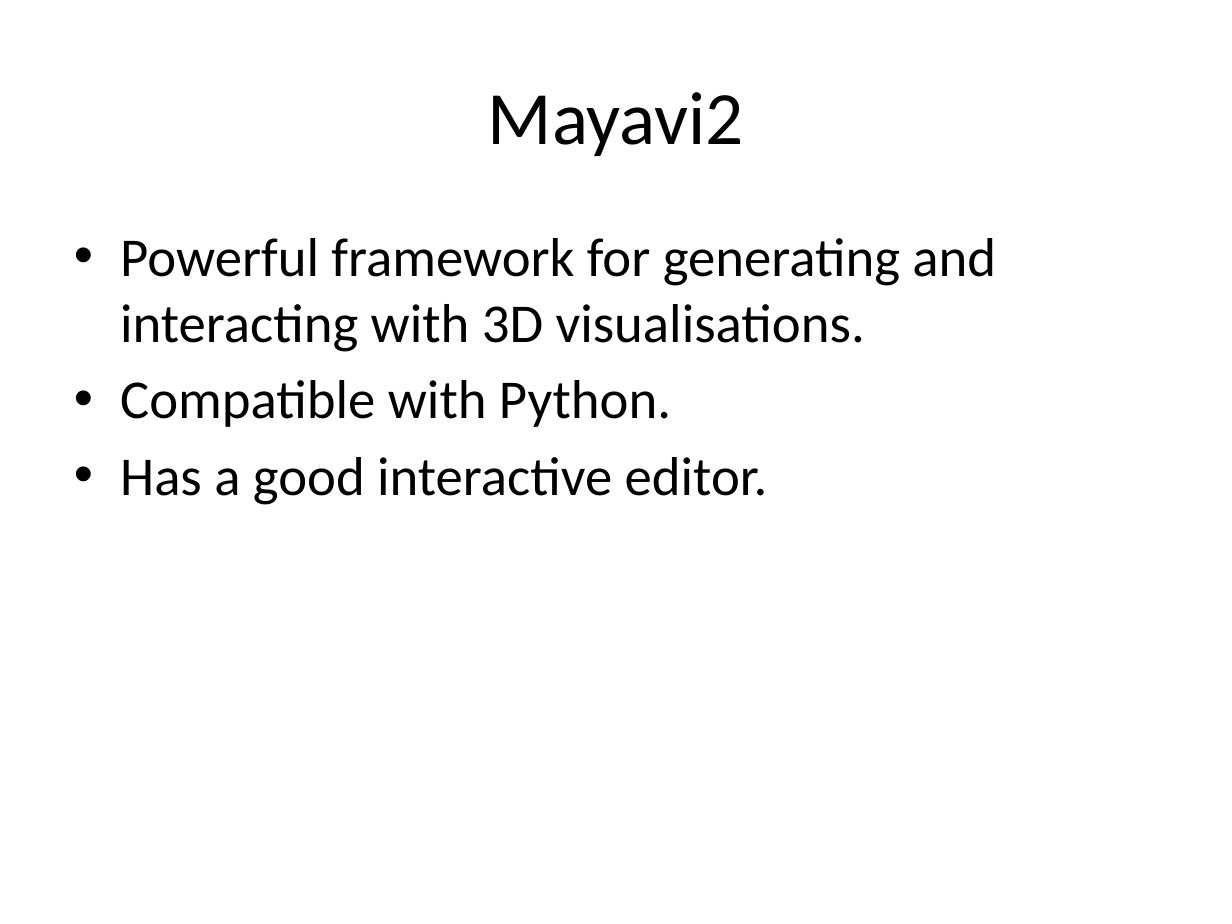
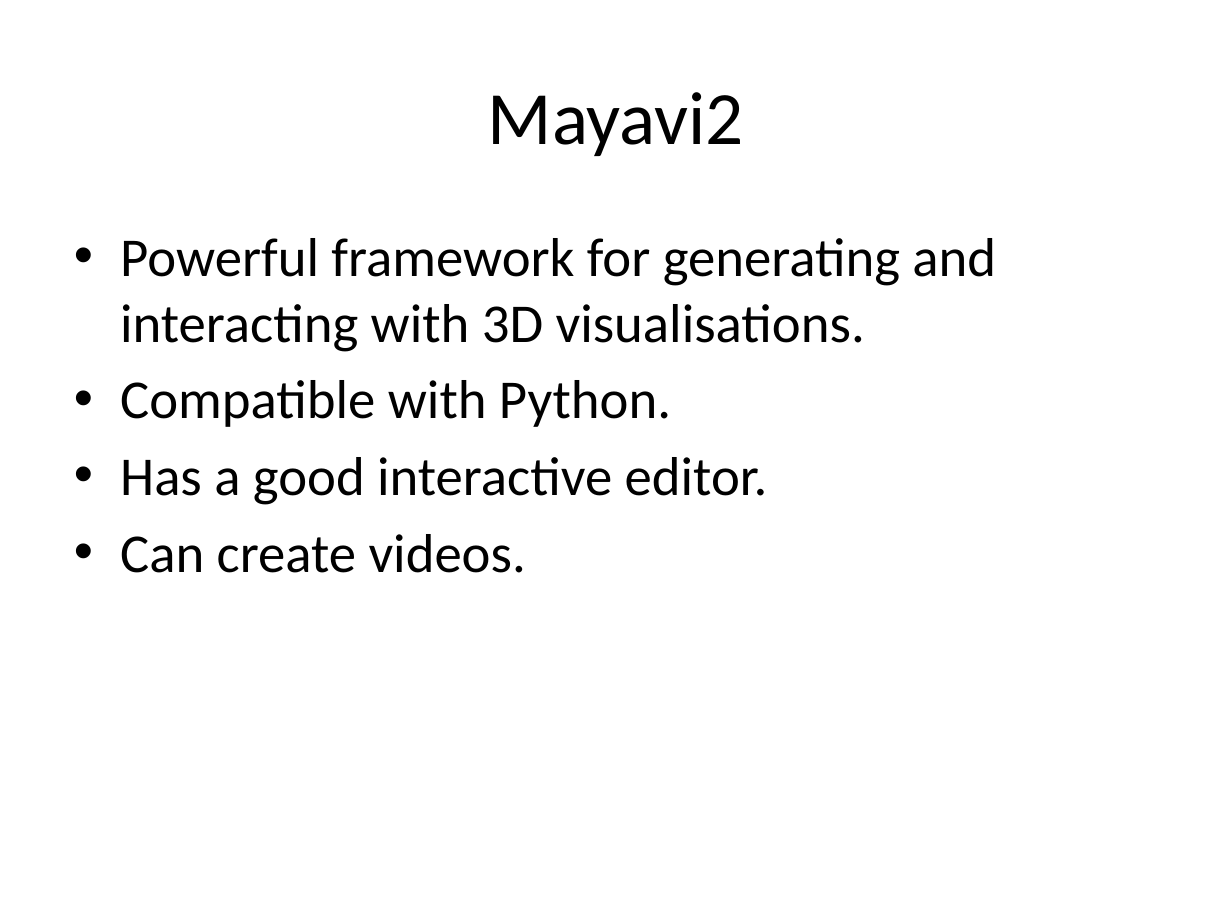
Before and after one commit to mikehulluk/IntroductionToResearchComputing, a slide deck: slide 20 of Wk4/Thousand words.pptx. Drawn at 1232x924 pixels with LibreOffice and Linux fonts; fonts in the diff are those of the drawing. Boxes give left, top, right and bottom in pixels: in the first picture for what was removed or moved away, otherwise in the second. Text is boxed around its words. In the diff, an @@ line names an element or a change of style, - is before the commit and + after.

```diff
--- a/Wk4/Thousand words.pptx
+++ b/Wk4/Thousand words.pptx
@@ text at <box>120,534,526,573</box>: paragraph added @@
+• Can create videos.
```
Also in this commit, not shown: 1 other file.
